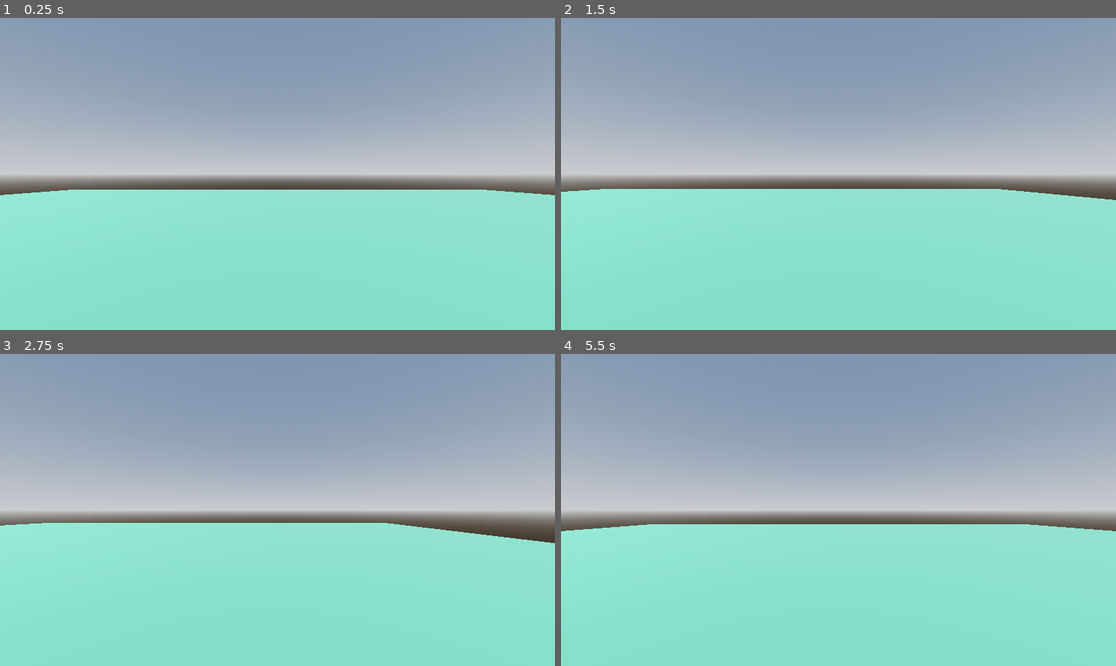
Above: before the commit, frames 1-4 (two rows, left to right).
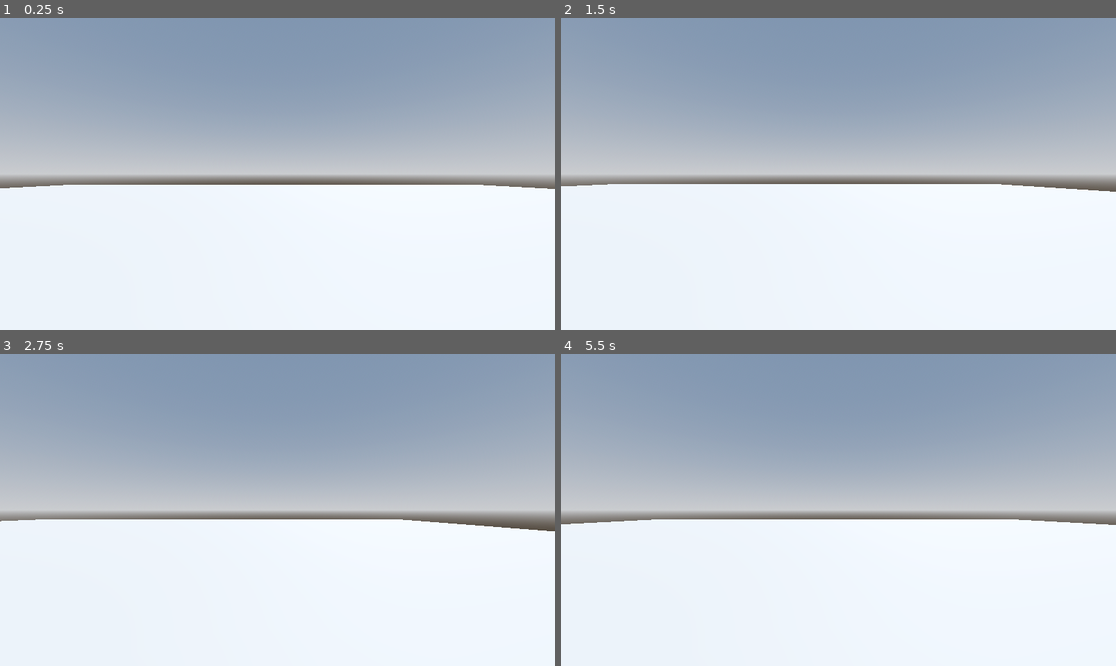
Above: after the commit, the same moments.

Repository: ellebell43/ylands-2
Game: Godot game, scene res://scenes/test.tscn
Same seed, same stepped clock (60 frames per second), same inputs: the game is played once before the commit and once after it. The project has no main scene, so this scene is started directly.
Inputs:
- Up to frame 1 (0.25 s): no input
- Up to frame 2 (1.5 s): tap Enter (ui_accept) at 0.5, 0.77 s; hold Right (ui_right) 0.53-1.28 s; hold Down (ui_down) from 1.28 s (still down)
- Up to frame 3 (2.75 s): tap Enter (ui_accept) at 1.52 s; release Down (ui_down) at 2.03 s; hold Right (ui_right) from 2.03 s (still down)
- Up to frame 4 (5.5 s): release Right (ui_right) at 2.78 s; hold Up (ui_up) 2.78-3.53 s; tap Enter (ui_accept) at 3.02, 3.77, 4.52 s; hold Left (ui_left) 3.53-5.03 s; hold Down (ui_down) from 5.03 s (still down)

The runs differ from the first frame. In frame 1, 46% of the frame differs, in the area x 0-100%, y 53-100%; in frame 2, 46%; in frame 3, 46%; in frame 4, 47%.

Commit message:
mesh generation prototype init. Generates a plane with a specified width and legth. No material yet

Diff:
--- /dev/null
+++ b/scenes/generated_terrain.gd
@@ -0,0 +1,77 @@
+extends MeshInstance3D
+
+## The width terrain. Determines the amount of z-axis vertices
+@export var width := 50.0
+## The length generated terrain. Determines the amount of x-axis vertices
+@export var length := 50.0
+
+func create_mesh_chunk() -> void:
+	print("creating mesh")
+	# initialize an empty surface array and resize it to expected value
+	var arr_mesh := ArrayMesh.new()
+	var arrays := []
+	arrays.resize(Mesh.ARRAY_MAX)
+
+	# Initialize data arrays needed for the surface array
+	var verts = PackedVector3Array()
+	var uvs = PackedVector2Array()
+	var normals = PackedVector3Array()
+	var indices = PackedInt32Array()
+	var colors = PackedColorArray()
+
+	var x := 0.0
+	var z := 0.0
+	var y := 0.2
+
+	var this_row := 0
+	var prev_row := 0
+	var point := 0
+
+	for a in (width):
+		var u := float(a) / width
+		for b in length:
+			var v := float(b) / length
+			var vert = Vector3(x + b, y, z + a)
+			verts.append(vert)
+			normals.append(Vector3(0,1,0))
+			uvs.append(Vector2(u,v))
+			colors.append(Color(randi() % 225, randi() % 225, randi() % 225))
+			point += 1
+
+			if (a > 0 and b > 0):
+				indices.append(prev_row + int(b) - 1)
+				indices.append(prev_row + int(b))
+				indices.append(this_row + int(b) - 1)
+
+				indices.append(prev_row + int(b))
+				indices.append(this_row + int(b))
+				indices.append(this_row + int(b) - 1)
+
+		prev_row = this_row
+		this_row = point
+
+	# Commit data to array mesh
+	arrays[Mesh.ARRAY_VERTEX] = verts
+	arrays[Mesh.ARRAY_TEX_UV] = uvs
+	arrays[Mesh.ARRAY_NORMAL] = normals
+	arrays[Mesh.ARRAY_INDEX] = indices
+	arrays[Mesh.ARRAY_COLOR] = colors
+
+	# Create mesh surface from mesh array.
+	# No blendshapes, lods, or compression used.
+	mesh.add_surface_from_arrays(Mesh.PRIMITIVE_TRIANGLES, arrays)
+
+	print("mesh created")
+
+# Called when the node enters the scene tree for the first time.
+func _ready() -> void:
+	create_mesh_chunk()
+	position.x = -length / 2
+	position.z = -width / 2
+	get_viewport().debug_draw = Viewport.DEBUG_DRAW_WIREFRAME
+	pass # Replace with function body.
+
+
+# Called every frame. 'delta' is the elapsed time since the previous frame.
+func _process(delta: float) -> void:
+	pass
--- a/scenes/test.tscn
+++ b/scenes/test.tscn
@@ -1,6 +1,7 @@
-[gd_scene load_steps=10 format=3 uid="uid://cg2nh30ktqto7"]
+[gd_scene load_steps=12 format=3 uid="uid://cg2nh30ktqto7"]
 
 [ext_resource type="Script" uid="uid://but40cu6qnybu" path="res://scenes/player.gd" id="1_errlg"]
+[ext_resource type="Script" uid="uid://5nj5c3hwekck" path="res://scenes/generated_terrain.gd" id="2_bl13t"]
 
 [sub_resource type="ProceduralSkyMaterial" id="ProceduralSkyMaterial_ij1v8"]
 sky_horizon_color = Color(0.66224277, 0.6717428, 0.6867428, 1)
@@ -28,6 +29,8 @@
 
 [sub_resource type="CapsuleShape3D" id="CapsuleShape3D_iyx0m"]
 
+[sub_resource type="ArrayMesh" id="ArrayMesh_bl13t"]
+
 [node name="Node3D" type="Node3D"]
 
 [node name="Environment" type="Node3D" parent="."]
@@ -41,6 +44,7 @@
 
 [node name="GroundMesh" type="MeshInstance3D" parent="."]
 transform = Transform3D(20, 0, 0, 0, 20, 0, 0, 0, 20, 0, 0, 0)
+visible = false
 mesh = SubResource("PlaneMesh_iyx0m")
 
 [node name="Ground" type="StaticBody3D" parent="GroundMesh"]
@@ -62,3 +66,8 @@
 
 [node name="Camera3D" type="Camera3D" parent="Player"]
 transform = Transform3D(1, 0, 0, 0, 1, 0, 0, 0, 1, 0, 0.52482224, 0)
+
+[node name="GeneratedTerrain" type="MeshInstance3D" parent="."]
+transform = Transform3D(1, 0, 0, 0, 1, 0, 0, 0, 1, -1, 0.029, -1)
+mesh = SubResource("ArrayMesh_bl13t")
+script = ExtResource("2_bl13t")
Not shown, added: scenes/generated_terrain.gd.uid
